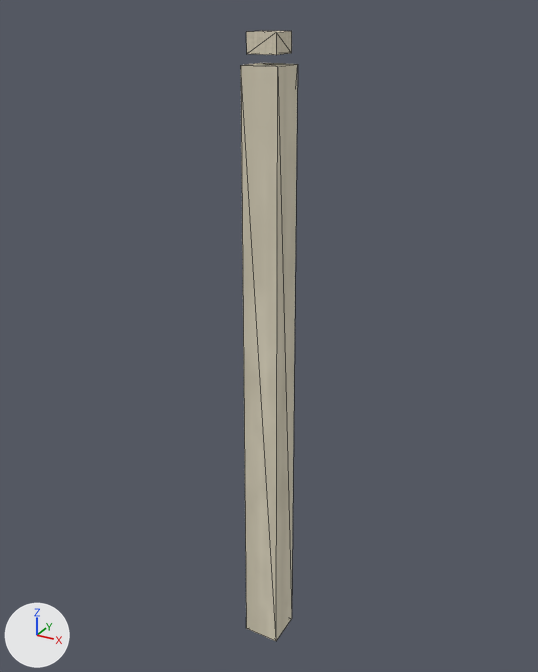
The glTF model assets/environments/outdoor/props/house_02_porch_post.glb: old version first, new version second.
The view is the same before and after, from a camera (50 mm lens) standing at (1.15, -2.09, 2.36) and looking at (-0.03, 0.05, 1.29). Arrows for +X, +Y and +Z are at lower left; the lights stay in place. The first picture is the older version. Mesh edges are drawn as thin lines. Vertices at exactly the same position are counted once.

Objects in the first picture: 'outdoor_house_02_porch_post'.
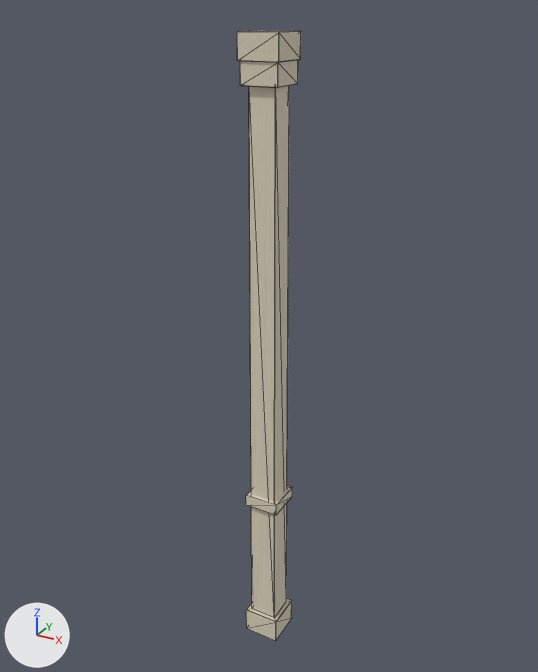
Edits to the bpy script that builds the scene:
```text
Add img_house_02_porch_post:
    img_house_02_porch_post = load_image('house_02_porch_post', '_unpacked/house_02_porch_post', 128, 128, 'sRGB')
Add mat_trim:
    mat_trim = principled_material('trim')
    mat_trim.texture = img_house_02_porch_post
    mat_trim.roughness = 0.87
Add mat_post:
    mat_post = principled_material('post')
    mat_post.texture = img_house_02_porch_post
    mat_post.roughness = 0.87
Change me_outdoor_house_02_porch_post:
    used by ob_outdoor_house_02_porch_post; location = (0.0, 0.0, 0.0)
    remove me_outdoor_house_02_porch_post.from_pydata(...)  # 26 vertices, 40 faces; spans x -0.07..0.07, y -0.07..0.07, z 0.0..2.3
    remove me_outdoor_house_02_porch_post.materials.append(mat_house_stock)
    add me_outdoor_house_02_porch_post.from_pydata(...)  # 120 vertices, 220 faces; spans x -0.07..0.07, y -0.07..0.07, z 0.0..2.3
    me_outdoor_house_02_porch_post part 1: the loose piece of 8 vertices spanning x -0.05..0.05, y -0.05..0.05, z 2.24..2.3 is rebuilt with 24 vertices and now spans x -0.07..0.07, y -0.07..0.07, z 2.22..2.3, in mat_trim (picture img_house_02_porch_post)
    me_outdoor_house_02_porch_post part 2: a new loose piece of 24 vertices spanning x -0.05..0.05, y -0.05..0.05, z 0.1..2.17, in mat_post (picture img_house_02_porch_post)
    me_outdoor_house_02_porch_post part 3: a new loose piece of 24 vertices spanning x -0.06..0.06, y -0.06..0.06, z 2.15..2.22, in mat_trim (picture img_house_02_porch_post)
    me_outdoor_house_02_porch_post part 4: a new loose piece of 24 vertices spanning x -0.07..0.07, y -0.07..0.07, z 0.62..0.67, in mat_trim (picture img_house_02_porch_post)
    me_outdoor_house_02_porch_post part 5
    14 vertices are removed from x -0.06..0.06, y -0.06..0.06, z 0.0..2.21
    28 faces are deleted
    12 vertices are added at x -0.07..0.07, y -0.07..0.07, z 0.0..0.1
    8 new vertices lie (0.0, 0.0, 0.1) away from vertices in x -0.07..0.07, y -0.07..0.07, z 0.0
    44 new faces join them, mat_trim (picture img_house_02_porch_post)
    add me_outdoor_house_02_porch_post.materials.append(mat_post)  # picture img_house_02_porch_post
    add me_outdoor_house_02_porch_post.materials.append(mat_trim)  # picture img_house_02_porch_post
```

Location of each change, [x1, y1, x2, y2] in pixels of the pictures (538 x 672 px):
'outdoor_house_02_porch_post', reshaped (12% wider): before [241, 31, 298, 641]; after [237, 30, 301, 641]
part 1 of me_outdoor_house_02_porch_post, rebuilt (38% wider, 32% taller): before [246, 31, 292, 55]; after [237, 30, 301, 62]
part 2 of me_outdoor_house_02_porch_post, added: after [249, 85, 289, 618]
part 3 of me_outdoor_house_02_porch_post, added: after [240, 60, 298, 87]
part 4 of me_outdoor_house_02_porch_post, added: after [246, 486, 292, 515]
part 5 of me_outdoor_house_02_porch_post, cut back: before [241, 63, 298, 641]; after [246, 599, 292, 641]
